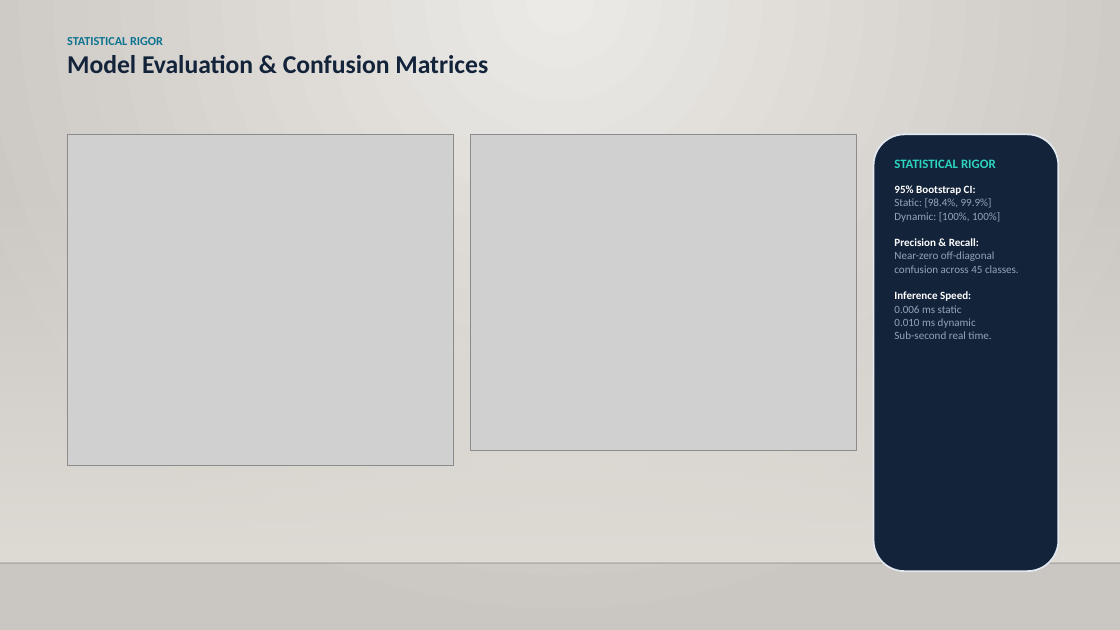
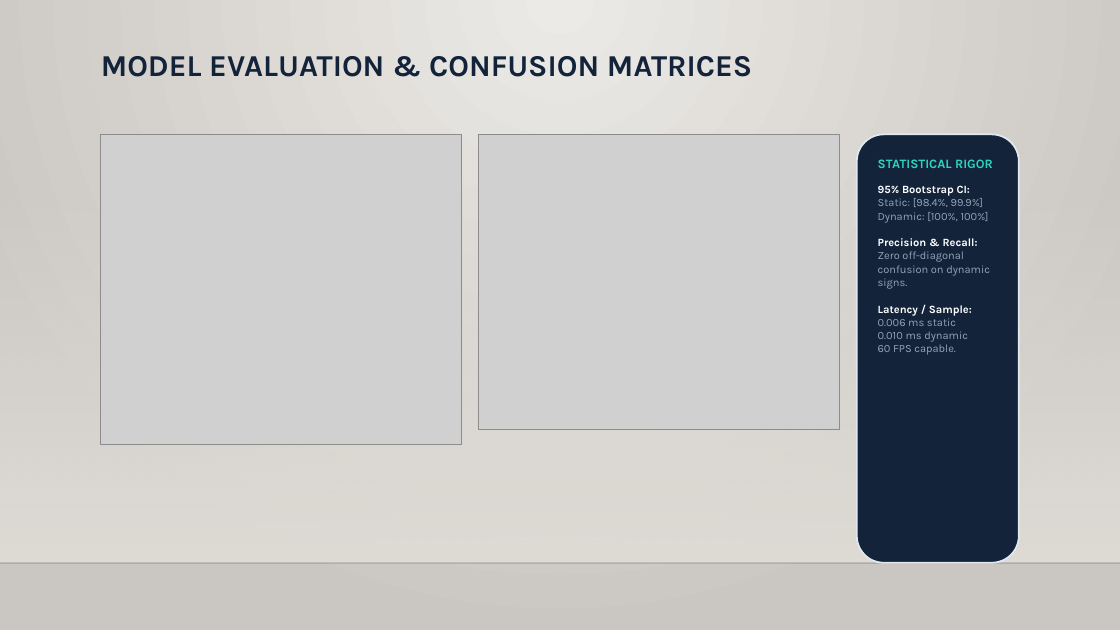
Before and after one commit to darshandivakarnaik28/G2T2G, a slide deck: slide 32 of G2T2G_Final_Presentation.pptx. Drawn at 1120x630 pixels with LibreOffice and Linux fonts; fonts in the diff are those of the drawing; grey boxes stand for pictures; background and template pictures are left out. Boxes give left, top, right and bottom in pixels: in the first picture for what was removed or moved away, otherwise in the second. Text is boxed around its words. In the diff, an @@ line names an element or a change of style, - is before the commit and + after.

Commit message:
style(presentation): unify typography, title coordinates, and table formatting across all 38 slides

```diff
--- a/G2T2G_Final_Presentation.pptx
+++ b/G2T2G_Final_Presentation.pptx
@@ text at [101,56,752,77]: text changed; size 22 to 26 pt; font Calibri to Karla @@
-STATISTICAL RIGOR
-Model Evaluation & Confusion Matrices
+MODEL EVALUATION & CONFUSION MATRICES
@@ picture: place and size @@
-picture at [67,134,454,465]
+picture at [101,134,462,444]
@@ picture: place and size @@
-picture at [471,134,857,450]
+picture at [479,134,840,430]
@@ rounded rectangle: place and size @@
-rounded rectangle at [874,134,1059,571]
+rounded rectangle at [857,134,1019,563]
@@ text "STATISTICAL RIGOR": place and size @@
-text "STATISTICAL RIGOR" at [894,159,1019,339]
+text "STATISTICAL RIGOR" at [878,159,993,355]
@@ text at [878,159,993,342]: font Calibri to Karla in "STATISTICAL RIGOR", "95% Bootstrap CI:", "Static: [98.4%, 99.9%]", "Dynamic: [100%, 100%]" and 3 more places @@
@@ text at [878,251,990,316]: text changed; font Calibri to Karla @@
-Near-zero off-diagonal confusion across 45 classes.
-Inference Speed:
+Zero off-diagonal confusion on dynamic signs.
+Latency / Sample:
@@ text at [878,344,956,355]: text changed; font Calibri to Karla @@
-Sub-second real time.
+60 FPS capable.
```
Also in this commit, not shown: 37 other slides changed, 2 other files.
